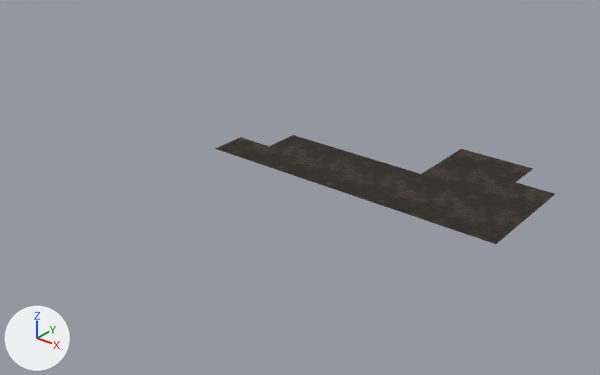
Renders of the glTF model Assets/3D/CaveCamp/floor_-1_-13.glb from each side of a commit.
Before and after are seen from a 50 mm camera at (22.7, 713.3, 34.1) aimed at (-20.8, 767.6, 0.4). The lights are fixed; the arrows at lower left show +X, +Y and +Z. The picture after the commit comes second. Vertices at exactly the same position are counted once.

Objects in the first picture: 'floor_-1_-13'.
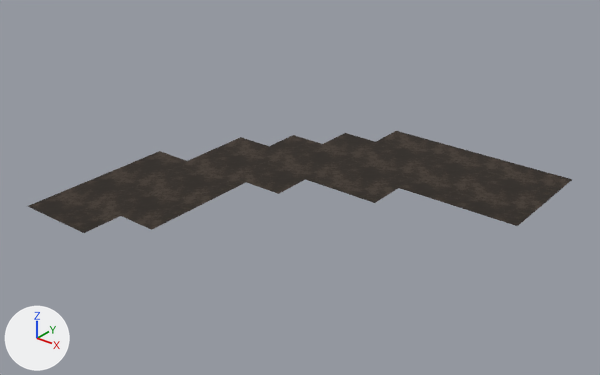
The newer file is also turned or shifted as a whole; pictures and numbers use the older file's frame.

Diff of the bpy script that builds the scene:
```diff
--- a/Assets/3D/CaveCamp/floor_-1_-13.glb.py
+++ b/Assets/3D/CaveCamp/floor_-1_-13.glb.py
@@ me_floor__1__13 @@
 # used by ob_floor__1__13; location = (0.0, 0.0, 0.0)
-me_floor__1__13.from_pydata(...)  # 33 vertices, 40 faces; spans x -34.0..-2.0, y 770.0..786.0, z 0.0
+me_floor__1__13.from_pydata(...)  # 56 vertices, 74 faces; spans x -38.0..-2.0, y 750.0..786.0, z 0.0
+# me_floor__1__13 part 1
+# 3 vertices are removed from x -10.0..-2.0, y 770.0, z 0.0
+# 6 faces are deleted
+# 26 vertices are added at x -38.0..-2.0, y 750.0..786.0, z 0.0
+# 40 new faces join them
+# me_floor__1__13 part 2: 34 kept faces spanning x -34.0..-2.0, y 770.0..786.0, z 0.0 get new texture (UV) coordinates
 me_floor__1__13.materials.append(mat_floor__1__13)
```

What differs and where, as boxes (x1, y1, x2, y2) in the pictures (600 x 375 px):
'floor_-1_-13', reshaped (60% wider, 6% shorter): before (215, 135, 555, 244); after (28, 131, 573, 233)
part 1 of me_floor__1__13, built on: before (376, 188, 517, 244); after (28, 131, 573, 233)
part 2 of me_floor__1__13, surface changed: (215, 135, 555, 226) in both
